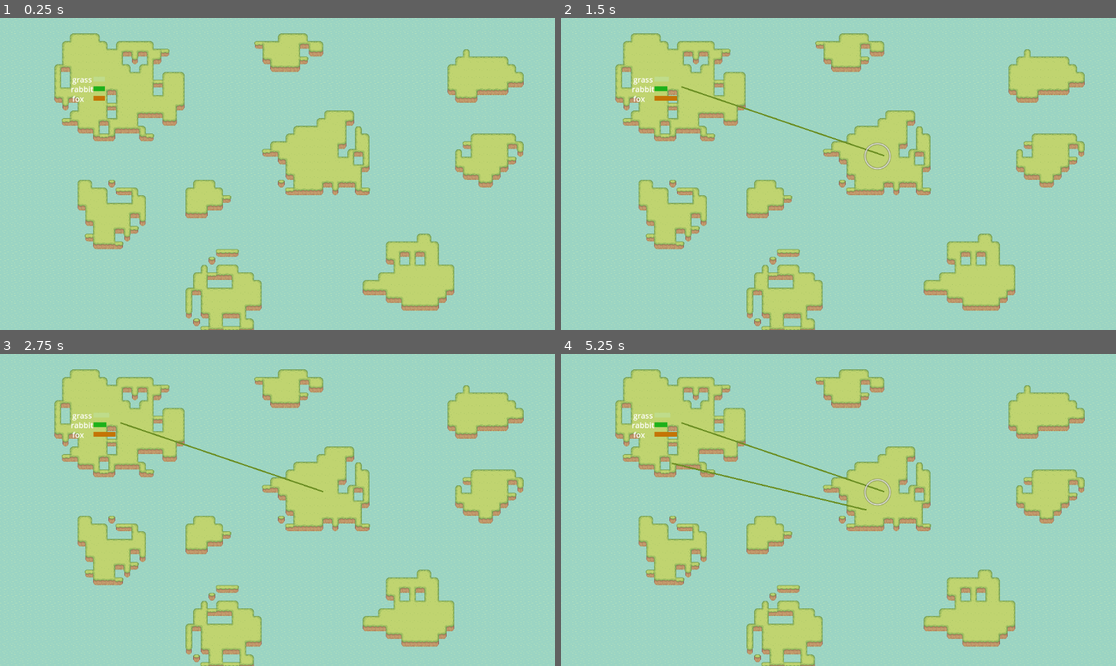
Above: before the commit, frames 1-4 (two rows, left to right).
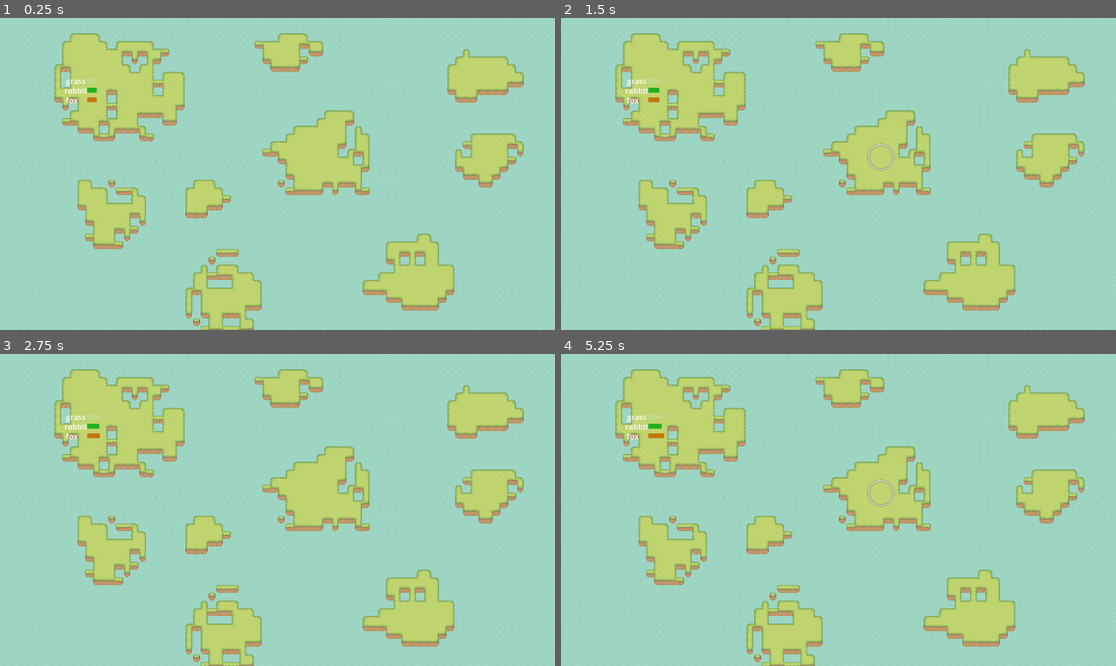
Above: after the commit, the same moments.

Repository: quimnuss/eco
Game: Godot game, scene res://scenes/world.tscn
Same seed, same stepped clock (60 frames per second), same inputs: the game is played once before the commit and once after it.
Inputs (mouse positions are in pixels of both pictures, inside the frame that each line leads up to):
- Up to frame 1 (0.25 s): no input
- Up to frame 2 (1.5 s): tap Enter at 0.5 s; move the mouse to (683, 86) at 0.52 s; click (683, 86) at 0.67 s; tap Space at 1.25 s; move the mouse to (882, 155) at 1.27 s; click (882, 155) at 1.42 s
- Up to frame 3 (2.75 s): tap Enter at 2 s; move the mouse to (333, 441) at 2.02 s; click (333, 441) at 2.17 s
- Up to frame 4 (5.25 s): tap Space at 2.75, 4.25 s; move the mouse to (810, 572) at 2.77 s; click (810, 572) at 2.92 s; tap Enter at 3.5 s; move the mouse to (1005, 556) at 3.52 s; click (1005, 556) at 3.67 s; move the mouse to (672, 463) at 4.27 s; click (672, 463) at 4.42 s; move the mouse to (866, 510) at 5.02 s; click (866, 510) at 5.17 s

The runs differ from the first frame. In frame 1, 0.3% of the frame differs, in the area x 11-19%, y 18-28%; in frame 2, 0.7%; in frame 3, 0.6%; in frame 4, 0.9%, in the area x 11-61%, y 18-51%.

Commit message:
new: island as a scene

Diff:
--- a/actors/glv.gd
+++ b/actors/glv.gd
@@ -11,7 +11,7 @@
 
 var mutuality : Array[float]
 
-@export var sample : GLVSample
+var sample : GLVSample
 
 @onready var glv_timer : Timer = $GLVTimer
 
@@ -24,6 +24,7 @@
 signal num_species_changed(new_num_species : int)
 
 func _ready():
+    sample = get_parent().glv_sample
     glv_timer.timeout.connect(ecotick)
     if sample:
         from_resource()
--- /dev/null
+++ b/actors/island.tscn
@@ -0,0 +1,38 @@
+[gd_scene load_steps=6 format=3 uid="uid://bu1g3ij4mtfhj"]
+
+[ext_resource type="Script" path="res://scripts/migration_pickable.gd" id="1_evnkm"]
+[ext_resource type="Script" path="res://actors/glv.gd" id="2_pg5or"]
+[ext_resource type="Script" path="res://actors/pops.gd" id="4_q8gvr"]
+
+[sub_resource type="Gradient" id="Gradient_trq5i"]
+offsets = PackedFloat32Array(0.507042, 0.584507, 0.647887)
+colors = PackedColorArray(0, 0, 0, 0, 1, 1, 1, 1, 0, 0, 0, 0)
+
+[sub_resource type="GradientTexture2D" id="GradientTexture2D_k4nnm"]
+gradient = SubResource("Gradient_trq5i")
+fill = 1
+fill_from = Vector2(0.5, 0.5)
+metadata/_snap_enabled = true
+
+[node name="Island" type="Area2D"]
+script = ExtResource("1_evnkm")
+
+[node name="GLV" type="Node2D" parent="."]
+position = Vector2(-250, -143)
+script = ExtResource("2_pg5or")
+
+[node name="GLVTimer" type="Timer" parent="GLV"]
+wait_time = 0.1
+autostart = true
+
+[node name="Pops" type="Node2D" parent="."]
+position = Vector2(-80, -16)
+script = ExtResource("4_q8gvr")
+
+[node name="Highlight" type="Polygon2D" parent="."]
+visible = false
+texture = SubResource("GradientTexture2D_k4nnm")
+texture_offset = Vector2(32, 32)
+polygon = PackedVector2Array(-122, -114, 146, -113, 147, 118, -122, 116, -122, -63.8913)
+
+[connection signal="densities_update" from="GLV" to="Pops" method="_on_glv_densities_update"]
--- a/data/3_sample_0.tres
+++ b/data/3_sample_0.tres
@@ -1,4 +1,4 @@
-[gd_resource type="Resource" script_class="GLVSample" load_steps=2 format=3]
+[gd_resource type="Resource" script_class="GLVSample" load_steps=2 format=3 uid="uid://djl0w0qimmyme"]
 
 [ext_resource type="Script" path="res://actors/glv_sample.gd" id="1_12wmr"]
 
--- a/scenes/world.tscn
+++ b/scenes/world.tscn
@@ -1,16 +1,14 @@
-[gd_scene load_steps=20 format=3 uid="uid://dr5xf8vqbbqk"]
-
-[ext_resource type="Script" path="res://actors/glv.gd" id="1_4w355"]
+[gd_scene load_steps=16 format=3 uid="uid://dr5xf8vqbbqk"]
+
 [ext_resource type="Texture2D" uid="uid://da530ehdtr15u" path="res://assets/hills.png" id="1_38j68"]
 [ext_resource type="Script" path="res://actors/glv_sample_creator.gd" id="2_3v2uy"]
 [ext_resource type="Texture2D" uid="uid://cvcv7cq4dejb7" path="res://assets/water.png" id="2_fmfro"]
-[ext_resource type="Resource" uid="uid://cep2vigw5qb8s" path="res://data/3_sample_1.tres" id="2_rb4d6"]
 [ext_resource type="Script" path="res://actors/glv_sample.gd" id="3_dooye"]
-[ext_resource type="Script" path="res://actors/pops.gd" id="7_2oarf"]
-[ext_resource type="Script" path="res://scripts/migration_pickable.gd" id="8_sa02f"]
+[ext_resource type="Resource" uid="uid://djl0w0qimmyme" path="res://data/3_sample_0.tres" id="8_iaokd"]
 [ext_resource type="Script" path="res://actors/line_manager.gd" id="9_i1dus"]
 [ext_resource type="Script" path="res://scripts/global_input_handler.gd" id="10_vxdro"]
 [ext_resource type="Resource" uid="uid://cablv1ftn3kpc" path="res://data/0_sample_0.tres" id="11_ci86w"]
+[ext_resource type="PackedScene" uid="uid://bu1g3ij4mtfhj" path="res://actors/island.tscn" id="11_q8qja"]
 
 [sub_resource type="TileSetAtlasSource" id="TileSetAtlasSource_lr0ww"]
 texture = ExtResource("1_38j68")
@@ -452,16 +450,6 @@
 [sub_resource type="RectangleShape2D" id="RectangleShape2D_1uqfq"]
 size = Vector2(269, 233)
 
-[sub_resource type="Gradient" id="Gradient_trq5i"]
-offsets = PackedFloat32Array(0.507042, 0.584507, 0.647887)
-colors = PackedColorArray(0, 0, 0, 0, 1, 1, 1, 1, 0, 0, 0, 0)
-
-[sub_resource type="GradientTexture2D" id="GradientTexture2D_k4nnm"]
-gradient = SubResource("Gradient_trq5i")
-fill = 1
-fill_from = Vector2(0.5, 0.5)
-metadata/_snap_enabled = true
-
 [sub_resource type="RectangleShape2D" id="RectangleShape2D_ye1po"]
 size = Vector2(184, 162)
 
@@ -481,63 +469,21 @@
 [node name="LineManager" type="Node2D" parent="."]
 script = ExtResource("9_i1dus")
 
-[node name="Island1" type="Area2D" parent="."]
-position = Vector2(250, 143)
-script = ExtResource("8_sa02f")
-
-[node name="GLV" type="Node2D" parent="Island1"]
-position = Vector2(-250, -143)
-script = ExtResource("1_4w355")
-sample = ExtResource("2_rb4d6")
-
-[node name="GLVTimer" type="Timer" parent="Island1/GLV"]
-wait_time = 0.1
-autostart = true
-
-[node name="Pops" type="Node2D" parent="Island1"]
-position = Vector2(-80, -16)
-script = ExtResource("7_2oarf")
+[node name="GlobalInputHandler" type="Node" parent="."]
+script = ExtResource("10_vxdro")
+
+[node name="Island1" parent="." instance=ExtResource("11_q8qja")]
+position = Vector2(237, 146)
+island_id = 0
+glv_sample = ExtResource("8_iaokd")
 
 [node name="CollisionShape2D" type="CollisionShape2D" parent="Island1"]
 shape = SubResource("RectangleShape2D_1uqfq")
 
-[node name="Highlight" type="Polygon2D" parent="Island1"]
-visible = false
-texture = SubResource("GradientTexture2D_k4nnm")
-texture_offset = Vector2(32, 32)
-polygon = PackedVector2Array(-122, -114, 146, -113, 147, 118, -122, 116)
-
-[node name="GlobalInputHandler" type="Node" parent="."]
-script = ExtResource("10_vxdro")
-
-[node name="Island2" type="Area2D" parent="."]
-position = Vector2(657, 287)
-script = ExtResource("8_sa02f")
-
-[node name="GLV" type="Node2D" parent="Island2"]
-position = Vector2(-250, -143)
-script = ExtResource("1_4w355")
-sample = ExtResource("11_ci86w")
-
-[node name="GLVTimer" type="Timer" parent="Island2/GLV"]
-wait_time = 0.1
-autostart = true
-
-[node name="Pops" type="Node2D" parent="Island2"]
-position = Vector2(-80, -16)
-script = ExtResource("7_2oarf")
+[node name="Island2" parent="." instance=ExtResource("11_q8qja")]
+position = Vector2(664, 289)
+island_id = 1
+glv_sample = ExtResource("11_ci86w")
 
 [node name="CollisionShape2D" type="CollisionShape2D" parent="Island2"]
-position = Vector2(14, -1)
 shape = SubResource("RectangleShape2D_ye1po")
-
-[node name="Highlight" type="Polygon2D" parent="Island2"]
-visible = false
-texture = SubResource("GradientTexture2D_k4nnm")
-texture_offset = Vector2(32, 32)
-polygon = PackedVector2Array(-122, -114, 146, -113, 147, 118, -122, 116, -122, -63.8913)
-
-[connection signal="island_clicked" from="Island1" to="LineManager" method="_on_island_clicked"]
-[connection signal="densities_update" from="Island1/GLV" to="Island1/Pops" method="_on_glv_densities_update"]
-[connection signal="island_clicked" from="Island2" to="LineManager" method="_on_island_clicked"]
-[connection signal="densities_update" from="Island2/GLV" to="Island1/Pops" method="_on_glv_densities_update"]
--- a/scripts/migration_pickable.gd
+++ b/scripts/migration_pickable.gd
@@ -1,17 +1,18 @@
 extends Area2D
 
-@export var island_id : int = 0
+@export var island_id : int = -1
+@export var glv_sample : GLVSample
 @onready var highlight : Polygon2D = $Highlight
 
-@onready var glv = $GLV
+@onready var glv : GLV = $GLV
 @onready var pops = $Pops
 
 signal island_clicked(point : Vector2, island_id : int)
 
 func _ready():
     add_to_group('islands')
-
-    island_id = get_tree().get_nodes_in_group('islands').find(self)
+    if island_id == -1:
+        island_id = get_tree().get_nodes_in_group('islands').find(self)
 
     mouse_entered.connect(_on_mouse_entered)
     mouse_exited.connect(_on_mouse_exited)
